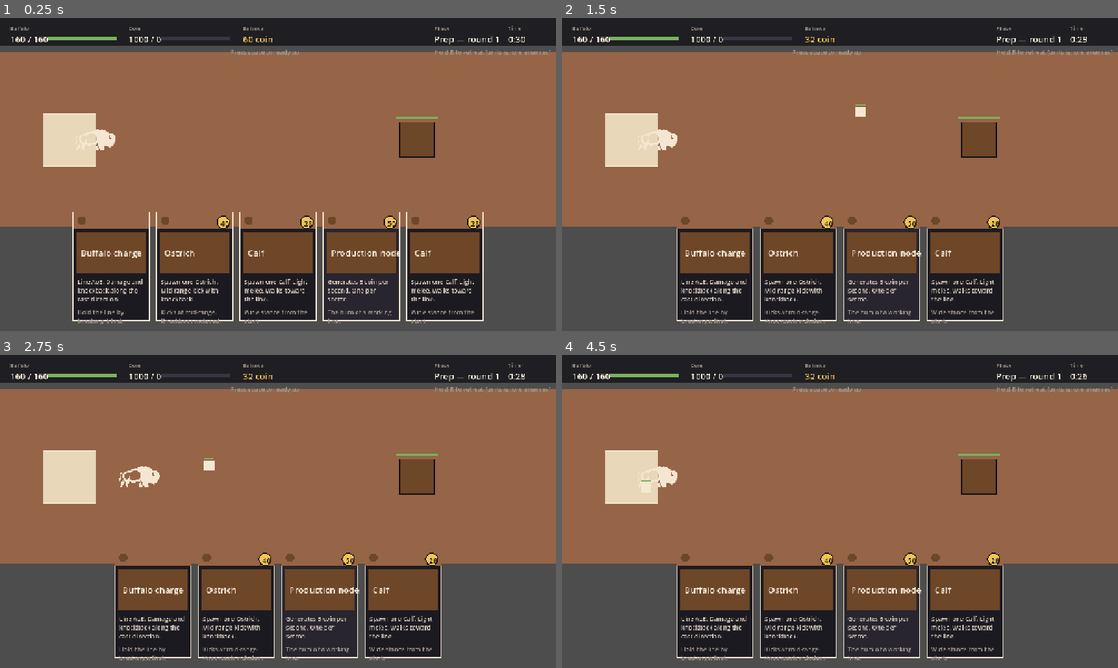
Above: before the commit, frames 1-4 (two rows, left to right).
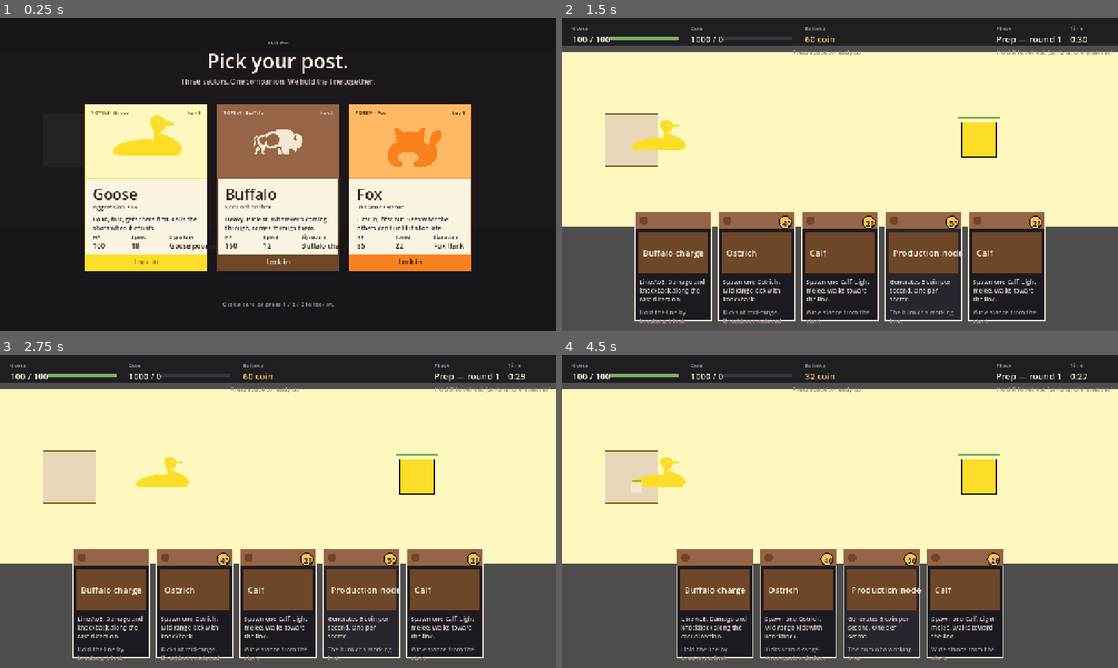
Above: after the commit, the same moments.

Repository: RescuedBuffalo/goose-and-buff
Game: Godot game, scene res://scenes/main.tscn
The game is run twice, just before and just after one commit, with the same random seed, the same clock (stepped at 60 frames per second) and the same inputs.
Inputs (mouse positions are in pixels of both pictures, inside the frame that each line leads up to):
- Up to frame 1 (0.25 s): no input
- Up to frame 2 (1.5 s): tap Enter at 0.5 s; drag from (840, 277) to (895, 105) at 0.52 s; drag from (728, 190) to (812, 237) at 1.27 s
- Up to frame 3 (2.75 s): move the mouse to (333, 442) at 2.02 s; hold D (move_right) from 2.03 s (still down); tap 3 at 2.1 s; click (333, 442) at 2.17 s; tap 1 at 2.3 s
- Up to frame 4 (4.5 s): release D (move_right) at 2.75 s; drag from (812, 574) to (673, 464) at 2.77 s; move the mouse to (1006, 558) at 3.52 s; hold A (move_left) 3.53-4.25 s; hold R (toggle_retreat) 3.53-4.25 s; click (1006, 558) at 3.67 s; tap 3 at 3.8 s; drag from (673, 464) to (756, 433) at 4.27 s

The runs differ from the first frame. In frame 1, 77% of the frame differs, in the area x 0-100%, y 2-100%; in frame 2, 63%; in frame 3, 63%; in frame 4, 52%.

Commit message:
Add hero select on launch (BUF-105) (#18)
* readme.md push

* Bump rojo to 7.7.0-rc.1 (protocol 5); restore design-doc README

Roblox Studio's Rojo plugin shipped 7.7.0-rc.1 with protocol 5; pinning
the server to 7.5.1 (protocol 4) made Studio refuse the connection.

Also drops the toolchain/test sections that the merger spliced into the
README and restores the design-doc framing.

Co-Authored-By: Claude Opus 4.7 (1M context) <noreply@anthropic.com>

* Add hero select on launch (BUF-105)

Replaces the Buffalo-only auto-launch with a curtain overlay that shows
three hero cards (Goose · Buffalo · Fox in canonical order). Click a card
or press 1/2/3 to lock in; the sector retones to the picked palette and
the hero spawns at the pad. End screen gains a "Change hero" CTA so the
pick is reversible between runs.

heroes.gd carries new role / flavor / signatureAbility fields plus an
ORDER constant — strings sourced from design/wireframes/Wireframes.html
surface 01. sector.gd drops hardcoded BUFFALO_* colors in favor of the
existing DesignTokens.{floor,core,ink}_color(id) helpers. main.gd
instantiates the hero scene fresh on each pick so set_hero() runs before
_ready picks up the new data.

Goose / Fox decks aren't in data/cards.gd yet, so picking those heroes
draws the placeholder Buffalo deck for now — those decks are separate
M1 issues.

Co-Authored-By: Claude Opus 4.7 (1M context) <noreply@anthropic.com>

* Move hero select keyboard handling to _unhandled_input

_gui_input only fires for the focused Control, and the overlay never
grabs focus — so the 1/2/3 shortcuts advertised on the cards were
unreachable. _unhandled_input fires regardless of focus; gating on
visible keeps it from firing during a run.

Co-Authored-By: Claude Opus 4.7 (1M context) <noreply@anthropic.com>

---------

Co-authored-by: Claude Opus 4.7 (1M context) <noreply@anthropic.com>

Diff:
--- a/data/heroes.gd
+++ b/data/heroes.gd
@@ -2,10 +2,18 @@
 ##
 ## Mirror of src/shared/Data/Heroes.lua from the Roblox project.
 ## Keys are heroIds used everywhere else.
+##
+## Role + flavor strings come from the Long Watch design bundle's hero
+## select wireframe (`design/wireframes/Wireframes.html`, surface 01).
+## Hero select renders these directly — change the wireframe and this file
+## together so they don't drift.
 
 const Buffalo := {
 	"id": "Buffalo",
 	"name": "Buffalo",
+	"role": "Sentinel anchor",
+	"flavor": "Heavy. Patient. Whatever's coming through, comes through them.",
+	"signatureAbility": "Buffalo charge",
 	"baseHealth": 160,
 	"moveSpeed": 12,
 }
@@ -13,6 +21,9 @@
 const Goose := {
 	"id": "Goose",
 	"name": "Goose",
+	"role": "Aggression / IGL",
+	"flavor": "Loud, fast, gets there first. Calls the shots when it counts.",
+	"signatureAbility": "Goose pounce",
 	"baseHealth": 100,
 	"moveSpeed": 18,
 }
@@ -20,6 +31,9 @@
 const Fox := {
 	"id": "Fox",
 	"name": "Fox",
+	"role": "Initiator / Recon",
+	"flavor": "First in, first out. Sees what the others can't until it's too late.",
+	"signatureAbility": "Fox flank",
 	"baseHealth": 85,
 	"moveSpeed": 22,
 }
@@ -29,3 +43,7 @@
 	"Goose": Goose,
 	"Fox": Fox,
 }
+
+# Canonical pick order — matches design wireframe surface 01 (Goose · Buffalo
+# · Fox). Predictable position is muscle memory; do not sort by availability.
+const ORDER := ["Goose", "Buffalo", "Fox"]
--- /dev/null
+++ b/scenes/ui/hero_select.tscn
@@ -0,0 +1,10 @@
+[gd_scene load_steps=2 format=3]
+
+[ext_resource type="Script" path="res://scripts/ui/hero_select.gd" id="1"]
+
+[node name="HeroSelect" type="Control"]
+script = ExtResource("1")
+anchor_right = 1.0
+anchor_bottom = 1.0
+mouse_filter = 0
+visible = false
--- a/scripts/adapters/hero.gd
+++ b/scripts/adapters/hero.gd
@@ -1,12 +1,31 @@
 extends Node2D
 ##
-## Buffalo character. WASD movement, clamped to the sector. Stat values
-## come from data/heroes.gd; the totem PNG is the placeholder sprite.
+## The player character. Identity (Goose / Buffalo / Fox) is set by
+## main.gd before the scene enters the tree via `set_hero(hero_id)`.
+## WASD movement, clamped to the sector. Stat values come from
+## data/heroes.gd; the totem image is the placeholder sprite.
 
 const Heroes := preload("res://data/heroes.gd")
 const Sectors := preload("res://data/sectors.gd")
 
 const PIXELS_PER_STUD := 12.0  # roughly maps Roblox moveSpeed to pixels/s
+
+# Per-hero totem assets. Buffalo is a PNG; Goose / Fox are SVG. Both load
+# through Texture2D so the rest of the file doesn't care.
+const TOTEM_PATHS := {
+	"Buffalo": "res://assets/totems/buffalo.png",
+	"Goose": "res://assets/totems/goose.svg",
+	"Fox": "res://assets/totems/fox.svg",
+}
+
+# Each totem source has a different native resolution; tune the scale so the
+# rendered size matches across heroes (Buffalo's PNG is ~240x200, the SVGs
+# import at ~96px square).
+const TOTEM_SCALE := {
+	"Buffalo": Vector2(0.45, 0.45),
+	"Goose": Vector2(0.65, 0.65),
+	"Fox": Vector2(0.65, 0.65),
+}
 
 var hero_data: Dictionary = Heroes.Buffalo
 var hp_max: float = 0.0
@@ -17,6 +36,13 @@
 const SPAWN_OFFSET := Vector2(60, 0)
 
 @onready var sprite: Sprite2D = $Sprite
+
+func set_hero(hero_id: String) -> void:
+	# Call before the node enters the tree; _ready() picks up the new dict.
+	# Falls back to Buffalo on an unknown id rather than crashing — the
+	# select screen only ever sends a canonical id, so a fallback here is
+	# defensive, not load-bearing.
+	hero_data = Heroes.ALL.get(hero_id, Heroes.Buffalo)
 
 func _ready() -> void:
 	hp_max = float(hero_data.baseHealth)
@@ -57,25 +83,25 @@
 	GameState.set_hero_hp(hp, hp_max)
 
 func reset_position() -> void:
-	# Snap Buffalo back to the spawn pad. Called by main._start_run on a
+	# Snap the hero back to the spawn pad. Called by main._start_run on a
 	# fresh run / restart so each opening is identical regardless of where
 	# the player was standing when the previous run ended.
 	_scripted_motion = false
 	position = spawn_position()
 
 func _load_sprite() -> void:
-	# The shipped buffalo asset is a PNG. The other totems are SVG; Godot
-	# imports both natively. Sprite is scaled down from the source 240×200.
-	var tex: Texture2D = load("res://assets/totems/buffalo.png")
+	var path: String = TOTEM_PATHS.get(hero_data.id, TOTEM_PATHS.Buffalo)
+	var tex: Texture2D = load(path)
 	if tex:
 		sprite.texture = tex
-		sprite.scale = Vector2(0.45, 0.45)
+		sprite.scale = TOTEM_SCALE.get(hero_data.id, Vector2(0.5, 0.5))
 		sprite.modulate = Color(1, 1, 1, 1)
 	else:
-		# Fallback: a flat parchment circle so the hero is still visible.
+		# Fallback: a flat parchment circle in the hero's core color so the
+		# character stays visible even if asset import is mid-flight.
 		sprite.texture = null
 		queue_redraw()
 
 func _draw() -> void:
 	if sprite.texture == null:
-		draw_circle(Vector2.ZERO, 24.0, DesignTokens.BUFFALO_CORE)
+		draw_circle(Vector2.ZERO, 24.0, DesignTokens.core_color(hero_data.id))
--- a/scripts/adapters/main.gd
+++ b/scripts/adapters/main.gd
@@ -20,6 +20,7 @@
 const HandScene := preload("res://scenes/ui/hand.tscn")
 const HudScene := preload("res://scenes/ui/hud.tscn")
 const EndScene := preload("res://scenes/ui/end_screen.tscn")
+const HeroSelectScene := preload("res://scenes/ui/hero_select.tscn")
 
 # Logic
 var economy
@@ -32,7 +33,12 @@
 var hand
 var hud
 var end_screen
+var hero_select
 var building_node: Node = null  # at most one in v0
+# Hero is rebuilt fresh each run so a different pick can swap sprite +
+# stats. Keeping it nullable lets _start_run handle both first launch
+# (no hero yet) and post-restart (old hero already freed).
+const DEFAULT_HERO_ID := "Buffalo"
 
 func _ready() -> void:
 	randomize()
@@ -40,7 +46,7 @@
 	_build_world()
 	_build_ui()
 	_wire_signals()
-	_start_run()
+	_open_hero_select()
 
 func _build_logic() -> void:
 	economy = Economy.new()
@@ -48,10 +54,10 @@
 	wave_director = WaveDirector.new()
 
 func _build_world() -> void:
+	# The hero is intentionally NOT instanced here — _start_run instances it
+	# fresh per pick so hero_data / sprite / spawn pad reflect the choice.
 	sector = SectorScene.instantiate()
 	add_child(sector)
-	hero = HeroScene.instantiate()
-	add_child(hero)
 
 func _build_ui() -> void:
 	var ui_layer := CanvasLayer.new()
@@ -63,6 +69,8 @@
 	ui_layer.add_child(hand)
 	end_screen = EndScene.instantiate()
 	ui_layer.add_child(end_screen)
+	hero_select = HeroSelectScene.instantiate()
+	ui_layer.add_child(hero_select)
 
 func _wire_signals() -> void:
 	hud.bind(economy, wave_director, sector)
@@ -77,6 +85,36 @@
 	wave_director.wave_ended.connect(_on_wave_ended)
 	sector.core_destroyed.connect(_on_core_destroyed)
 	end_screen.restart_requested.connect(_on_restart_requested)
+	end_screen.change_hero_requested.connect(_on_change_hero_requested)
+	hero_select.hero_selected.connect(_on_hero_selected)
+
+func _open_hero_select() -> void:
+	# The select screen is the entry point. Hide the in-run UI so the
+	# curtain pulls clean, and pause the wave clock so the 30s prep timer
+	# doesn't tick while the player is still picking (see _process).
+	GameState.set_phase(GameState.Phase.PREP)
+	end_screen.visible = false
+	hud.visible = false
+	hand.visible = false
+	hero_select.open()
+
+func _on_hero_selected(hero_id: String) -> void:
+	GameState.set_hero(hero_id)
+	# Sector retones immediately so the curtain pull-back lands on the
+	# correct palette.
+	sector.set_hero(hero_id)
+	_spawn_hero(hero_id)
+	hud.visible = true
+	hand.visible = true
+	_start_run()
+
+func _spawn_hero(hero_id: String) -> void:
+	# Tear down any prior hero — happens on the "Change hero" path.
+	if hero != null and is_instance_valid(hero):
+		hero.queue_free()
+	hero = HeroScene.instantiate()
+	hero.set_hero(hero_id)
+	add_child(hero)
 
 func _start_run() -> void:
 	GameState.reset()
@@ -93,6 +131,10 @@
 	GameState.set_phase(GameState.Phase.PREP)
 
 func _process(delta: float) -> void:
+	# Don't tick the run while the hero select is up — otherwise the prep
+	# timer would burn down behind the curtain.
+	if hero_select != null and hero_select.visible:
+		return
 	# Drive logic ticks. WaveDirector + Economy progress only here.
 	wave_director.tick(delta)
 	if wave_director.is_prep_phase() or wave_director.is_wave_phase():
@@ -192,7 +234,8 @@
 	line.add_point(from)
 	line.add_point(to)
 	line.width = width
-	line.default_color = Color(DesignTokens.BUFFALO_CORE.r, DesignTokens.BUFFALO_CORE.g, DesignTokens.BUFFALO_CORE.b, 0.55)
+	var accent := DesignTokens.core_color(GameState.hero_id)
+	line.default_color = Color(accent.r, accent.g, accent.b, 0.55)
 	line.z_index = 5
 	add_child(line)
 	var tween := create_tween()
@@ -276,7 +319,23 @@
 	end_screen.show_defeat()
 
 func _on_restart_requested() -> void:
-	# Clear transient nodes; _start_run re-publishes core/hero HP itself.
+	# "Try again" — same hero, fresh run. Clear transients; _start_run
+	# re-publishes core/hero HP itself.
+	_clear_run_transients()
+	end_screen.visible = false
+	_start_run()
+
+func _on_change_hero_requested() -> void:
+	# "Change hero" — back to hero select. Tear down hero too so the next
+	# pick instantiates a fresh one with the right sprite + stats.
+	_clear_run_transients()
+	if hero != null and is_instance_valid(hero):
+		hero.queue_free()
+		hero = null
+	end_screen.visible = false
+	_open_hero_select()
+
+func _clear_run_transients() -> void:
 	for n in get_tree().get_nodes_in_group("units"):
 		if is_instance_valid(n): n.queue_free()
 	for n in get_tree().get_nodes_in_group("enemies"):
@@ -284,5 +343,3 @@
 	if building_node != null and is_instance_valid(building_node):
 		building_node.queue_free()
 		building_node = null
-	end_screen.visible = false
-	_start_run()
--- a/scripts/adapters/sector.gd
+++ b/scripts/adapters/sector.gd
@@ -1,7 +1,12 @@
 extends Node2D
 ##
-## Draws the Buffalo sector: floor, spawn pad, core. Owns the core HP
+## Draws the playable sector: floor, spawn pad, core. Owns the core HP
 ## state and emits when it changes.
+##
+## Sector geometry is shared (`data/sectors.gd`); palette is driven by
+## the selected hero so picking Goose / Buffalo / Fox visibly retones the
+## arena. Multi-sector layouts (one per hero, side-by-side) are an M4
+## multiplayer concern — for solo we recolor the single sector.
 
 const Sectors := preload("res://data/sectors.gd")
 
@@ -10,11 +15,18 @@
 
 var core_hp: float = Sectors.CORE_HEALTH
 var core_hp_max: float = Sectors.CORE_HEALTH
+var hero_id: String = "Buffalo"
 
 func _ready() -> void:
 	add_to_group("sector")
 	GameState.core_hp = core_hp
 	GameState.core_hp_max = core_hp_max
+	queue_redraw()
+
+func set_hero(new_hero_id: String) -> void:
+	# Repaint with the new faction palette. Called by main.gd after the
+	# player locks in on the hero select screen.
+	hero_id = new_hero_id
 	queue_redraw()
 
 func damage_core(amount: float) -> void:
@@ -32,26 +44,29 @@
 	queue_redraw()
 
 func _draw() -> void:
+	var floor_color := DesignTokens.floor_color(hero_id)
+	var core_color := DesignTokens.core_color(hero_id)
+	var ink_color := DesignTokens.ink_color(hero_id)
 	# Floor.
 	var floor_rect := Rect2(
 		Vector2(Sectors.SECTOR_LEFT, Sectors.SECTOR_TOP),
 		Vector2(Sectors.SECTOR_RIGHT - Sectors.SECTOR_LEFT,
 			Sectors.SECTOR_BOTTOM - Sectors.SECTOR_TOP),
 	)
-	draw_rect(floor_rect, DesignTokens.BUFFALO_FLOOR, true)
+	draw_rect(floor_rect, floor_color, true)
 	# Spawn pad.
 	var pad_rect := Rect2(
 		Sectors.SPAWN_PAD_CENTER - Sectors.SPAWN_PAD_SIZE * 0.5,
 		Sectors.SPAWN_PAD_SIZE,
 	)
 	draw_rect(pad_rect, DesignTokens.PARCHMENT_2, true)
-	draw_rect(pad_rect, DesignTokens.BUFFALO_INK, false, 2.0)
+	draw_rect(pad_rect, ink_color, false, 2.0)
 	# Core.
 	var core_rect := Rect2(
 		Sectors.CORE_CENTER - Sectors.CORE_SIZE * 0.5,
 		Sectors.CORE_SIZE,
 	)
-	draw_rect(core_rect, DesignTokens.BUFFALO_CORE, true)
+	draw_rect(core_rect, core_color, true)
 	draw_rect(core_rect, DesignTokens.NIGHT_0, false, 2.0)
 	# Core HP arc — a thin bar above the core.
 	var bar_y := Sectors.CORE_CENTER.y - Sectors.CORE_SIZE.y * 0.5 - 12.0
--- a/scripts/autoload/game_state.gd
+++ b/scripts/autoload/game_state.gd
@@ -12,6 +12,7 @@
 
 var phase: int = Phase.PREP
 var round_index: int = 1
+var hero_id: String = "Buffalo"
 var hero_hp: float = 0.0
 var hero_hp_max: float = 0.0
 var core_hp: float = 0.0
@@ -23,11 +24,17 @@
 func reset() -> void:
 	phase = Phase.PREP
 	round_index = 1
+	# hero_id intentionally preserved across reset() — it's set on hero
+	# select and survives a "Try again" run. "Change hero" overwrites it
+	# explicitly via set_hero().
 	hero_hp = 0.0
 	hero_hp_max = 0.0
 	core_hp = 0.0
 	core_hp_max = 0.0
 	set_retreat(false)
+
+func set_hero(new_hero_id: String) -> void:
+	hero_id = new_hero_id
 
 func set_retreat(active: bool) -> void:
 	if retreat_mode == active:
--- a/scripts/ui/end_screen.gd
+++ b/scripts/ui/end_screen.gd
@@ -1,9 +1,11 @@
 extends Control
 ##
-## Win/loss screen. Single button to restart. Copy follows the voice rules
-## from README.md (sentence case, no emoji, warm but not ironic).
+## Win/loss screen. Two buttons: "Try again" (same hero, fresh run) and
+## "Change hero" (back to hero select). Copy follows the voice rules from
+## README.md (sentence case, no emoji, warm but not ironic).
 
 signal restart_requested()
+signal change_hero_requested()
 
 var _is_victory: bool = true
 
@@ -24,9 +26,10 @@
 
 func _gui_input(event: InputEvent) -> void:
 	if event is InputEventMouseButton and event.pressed and event.button_index == MOUSE_BUTTON_LEFT:
-		var rect := _restart_rect()
-		if rect.has_point(event.position):
+		if _restart_rect().has_point(event.position):
 			restart_requested.emit()
+		elif _change_rect().has_point(event.position):
+			change_hero_requested.emit()
 
 func _draw() -> void:
 	# Curtain.
@@ -41,16 +44,26 @@
 	var sub_w := font.get_string_size(sub, HORIZONTAL_ALIGNMENT_CENTER, -1, DesignTokens.FS_LG).x
 	draw_string(font, Vector2((size.x - sub_w) * 0.5, size.y * 0.4 + 48),
 		sub, HORIZONTAL_ALIGNMENT_CENTER, -1, DesignTokens.FS_LG, DesignTokens.FG_2)
-	# Restart button.
-	var rect := _restart_rect()
+	# Buttons. Primary keeps the player in the run with the same hero;
+	# secondary returns to hero select for a fresh pick.
+	var accent := DesignTokens.core_color(GameState.hero_id)
+	_draw_button(_restart_rect(), "Try again", accent, font, true)
+	_draw_button(_change_rect(), "Change hero", accent, font, false)
+
+func _draw_button(rect: Rect2, label: String, accent: Color, font: Font, primary: bool) -> void:
 	draw_rect(rect, DesignTokens.NIGHT_2, true)
-	draw_rect(rect, DesignTokens.BUFFALO_CORE, false, 2.0)
-	var label := "Try again"
+	draw_rect(rect, accent, false, 2.0 if primary else 1.0)
+	var label_color := DesignTokens.FG_1 if primary else DesignTokens.FG_2
 	var label_w := font.get_string_size(label, HORIZONTAL_ALIGNMENT_CENTER, -1, DesignTokens.FS_LG).x
 	draw_string(font, rect.position + Vector2((rect.size.x - label_w) * 0.5, rect.size.y * 0.5 + 8),
-		label, HORIZONTAL_ALIGNMENT_CENTER, -1, DesignTokens.FS_LG, DesignTokens.FG_1)
+		label, HORIZONTAL_ALIGNMENT_CENTER, -1, DesignTokens.FS_LG, label_color)
 
 func _restart_rect() -> Rect2:
 	var w := 220.0
 	var h := 56.0
 	return Rect2((size.x - w) * 0.5, size.y * 0.6, w, h)
+
+func _change_rect() -> Rect2:
+	var w := 220.0
+	var h := 48.0
+	return Rect2((size.x - w) * 0.5, size.y * 0.6 + 72, w, h)
--- /dev/null
+++ b/scripts/ui/hero_select.gd
@@ -0,0 +1,213 @@
+extends Control
+##
+## Hero select overlay. Shows the three heroes (Goose · Buffalo · Fox in
+## canonical order) on a curtain over the play area. Click a card or press
+## 1/2/3 to lock in. Emits `hero_selected(hero_id)` and hides — main.gd
+## then configures the hero / sector and starts the run.
+##
+## All visuals come from `DesignTokens` (faction colors per card) and the
+## `data/heroes.gd` dictionaries (stats, role, flavor). Layout numbers are
+## tuned against `design/wireframes/Wireframes.html` surface 01 — keep
+## them in sync if the wireframe moves.
+
+const Heroes := preload("res://data/heroes.gd")
+
+signal hero_selected(hero_id: String)
+
+const CARD_SIZE := Vector2(280, 380)
+const CARD_GAP := 24.0
+const CARDS_TOP_Y := 200.0
+
+# Per-hero totem assets. Buffalo ships as a PNG; Goose / Fox as SVG.
+const TOTEM_PATHS := {
+	"Buffalo": "res://assets/totems/buffalo.png",
+	"Goose": "res://assets/totems/goose.svg",
+	"Fox": "res://assets/totems/fox.svg",
+}
+
+const TOTEM_SCALE := {
+	"Buffalo": Vector2(0.55, 0.55),
+	"Goose": Vector2(0.85, 0.85),
+	"Fox": Vector2(0.85, 0.85),
+}
+
+var _hover_hero_id: String = ""
+var _totem_textures: Dictionary = {}
+
+func _ready() -> void:
+	mouse_filter = Control.MOUSE_FILTER_STOP
+	set_anchors_preset(Control.PRESET_FULL_RECT)
+	visible = false
+	_preload_totems()
+
+func open() -> void:
+	visible = true
+	_hover_hero_id = ""
+	queue_redraw()
+	# Make sure we capture clicks even if a sibling control is on top.
+	move_to_front()
+
+func close() -> void:
+	visible = false
+	_hover_hero_id = ""
+
+func _preload_totems() -> void:
+	for hid in TOTEM_PATHS.keys():
+		var tex: Texture2D = load(TOTEM_PATHS[hid])
+		if tex:
+			_totem_textures[hid] = tex
+
+func _gui_input(event: InputEvent) -> void:
+	if event is InputEventMouseMotion:
+		var prior := _hover_hero_id
+		_hover_hero_id = _hero_id_at(event.position)
+		if prior != _hover_hero_id:
+			queue_redraw()
+		return
+	if event is InputEventMouseButton and event.pressed and event.button_index == MOUSE_BUTTON_LEFT:
+		var hid := _hero_id_at(event.position)
+		if hid != "":
+			_lock_in(hid)
+
+func _unhandled_input(event: InputEvent) -> void:
+	# Keyboard shortcuts mirror the pings on the wireframe (key 1/2/3).
+	# Routed through _unhandled_input rather than _gui_input because the
+	# latter only fires for the focused Control — this overlay never
+	# grabs focus, and we don't want to depend on it.
+	if not visible:
+		return
+	if not (event is InputEventKey and event.pressed and not event.echo):
+		return
+	match event.keycode:
+		KEY_1:
+			_lock_in(Heroes.ORDER[0])
+			get_viewport().set_input_as_handled()
+		KEY_2:
+			_lock_in(Heroes.ORDER[1])
+			get_viewport().set_input_as_handled()
+		KEY_3:
+			_lock_in(Heroes.ORDER[2])
+			get_viewport().set_input_as_handled()
+
+func _lock_in(hero_id: String) -> void:
+	if not Heroes.ALL.has(hero_id):
+		return
+	hero_selected.emit(hero_id)
+	close()
+
+func _hero_id_at(local_pos: Vector2) -> String:
+	for i in Heroes.ORDER.size():
+		var hid: String = Heroes.ORDER[i]
+		if _card_rect(i).has_point(local_pos):
+			return hid
+	return ""
+
+func _card_rect(index: int) -> Rect2:
+	var total_w := float(Heroes.ORDER.size()) * CARD_SIZE.x \
+		+ float(Heroes.ORDER.size() - 1) * CARD_GAP
+	var start_x := (size.x - total_w) * 0.5
+	var x := start_x + float(index) * (CARD_SIZE.x + CARD_GAP)
+	return Rect2(Vector2(x, CARDS_TOP_Y), CARD_SIZE)
+
+func _draw() -> void:
+	# Curtain — same Night-0 wash the end screen uses, slightly heavier so
+	# the cards read as the focus.
+	draw_rect(Rect2(Vector2.ZERO, size),
+		Color(DesignTokens.NIGHT_0.r, DesignTokens.NIGHT_0.g, DesignTokens.NIGHT_0.b, 0.92), true)
+	_draw_header()
+	for i in Heroes.ORDER.size():
+		_draw_card(i, Heroes.ORDER[i])
+	_draw_footer()
+
+func _draw_header() -> void:
+	var font := ThemeDB.fallback_font
+	var eyebrow := "RUN #—"
+	var headline := "Pick your post."
+	var sub := "Three sectors. One companion. We hold the line together."
+	var center_x := size.x * 0.5
+	var top_y := 60.0
+	var eyebrow_w := font.get_string_size(eyebrow, HORIZONTAL_ALIGNMENT_CENTER, -1, DesignTokens.FS_XS).x
+	draw_string(font, Vector2(center_x - eyebrow_w * 0.5, top_y),
+		eyebrow, HORIZONTAL_ALIGNMENT_CENTER, -1, DesignTokens.FS_XS, DesignTokens.FG_3)
+	var headline_w := font.get_string_size(headline, HORIZONTAL_ALIGNMENT_CENTER, -1, DesignTokens.FS_3XL).x
+	draw_string(font, Vector2(center_x - headline_w * 0.5, top_y + 56),
+		headline, HORIZONTAL_ALIGNMENT_CENTER, -1, DesignTokens.FS_3XL, DesignTokens.FG_1)
+	var sub_w := font.get_string_size(sub, HORIZONTAL_ALIGNMENT_CENTER, -1, DesignTokens.FS_MD).x
+	draw_string(font, Vector2(center_x - sub_w * 0.5, top_y + 92),
+		sub, HORIZONTAL_ALIGNMENT_CENTER, -1, DesignTokens.FS_MD, DesignTokens.FG_2)
+
+func _draw_card(index: int, hero_id: String) -> void:
+	var hero: Dictionary = Heroes.ALL[hero_id]
+	var rect := _card_rect(index)
+	var is_hover := _hover_hero_id == hero_id
+	var floor_color := DesignTokens.floor_color(hero_id)
+	var core_color := DesignTokens.core_color(hero_id)
+	var ink_color := DesignTokens.ink_color(hero_id)
+	# Card body — parchment fill, faction outline that strengthens on hover.
+	draw_rect(rect, DesignTokens.PARCHMENT_0, true)
+	var border_w := 4.0 if is_hover else 2.0
+	draw_rect(rect, core_color, false, border_w)
+	# Totem zone — a faction-floor band across the top with the totem image
+	# centered inside it.
+	var totem_h := 168.0
+	var totem_zone := Rect2(rect.position, Vector2(rect.size.x, totem_h))
+	draw_rect(totem_zone, floor_color, true)
+	draw_line(Vector2(totem_zone.position.x, totem_zone.position.y + totem_h),
+		Vector2(totem_zone.position.x + totem_zone.size.x, totem_zone.position.y + totem_h),
+		core_color, 2.0)
+	# Eyebrow tag — "Totem · Goose"
+	var font := ThemeDB.fallback_font
+	var tag := "TOTEM · %s" % hero.name
+	draw_string(font, totem_zone.position + Vector2(14, 22),
+		tag, HORIZONTAL_ALIGNMENT_LEFT, -1, DesignTokens.FS_XS, ink_color)
+	# Totem image, centered in the zone.
+	if _totem_textures.has(hero_id):
+		var tex: Texture2D = _totem_textures[hero_id]
+		var scale: Vector2 = TOTEM_SCALE.get(hero_id, Vector2(0.65, 0.65))
+		var tex_size := tex.get_size() * scale
+		var tex_pos := totem_zone.position + (totem_zone.size - tex_size) * 0.5
+		draw_texture_rect(tex, Rect2(tex_pos, tex_size), false)
+	# Body — name, role, flavor, stats.
+	var body_x := rect.position.x + 18.0
+	var body_y := rect.position.y + totem_h + 16.0
+	draw_string(font, Vector2(body_x, body_y + DesignTokens.FS_2XL),
+		hero.name, HORIZONTAL_ALIGNMENT_LEFT, -1, DesignTokens.FS_2XL, DesignTokens.PARCHMENT_INK)
+	draw_string(font, Vector2(body_x, body_y + DesignTokens.FS_2XL + 22),
+		hero.role, HORIZONTAL_ALIGNMENT_LEFT, -1, DesignTokens.FS_SM, DesignTokens.NIGHT_3)
+	# Flavor wraps to two lines max — draw_multiline_string handles wrapping.
+	draw_multiline_string(font, Vector2(body_x, body_y + DesignTokens.FS_2XL + 50),
+		hero.flavor, HORIZONTAL_ALIGNMENT_LEFT,
+		rect.size.x - 36.0, DesignTokens.FS_SM, 3, DesignTokens.NIGHT_2)
+	# Stats row at the bottom — HP, Speed, signature ability name.
+	var stats_y := rect.position.y + rect.size.y - 84.0
+	_draw_stat(Vector2(body_x, stats_y), "HP", str(int(hero.baseHealth)))
+	_draw_stat(Vector2(body_x + 88, stats_y), "Speed", str(int(hero.moveSpeed)))
+	_draw_stat(Vector2(body_x + 176, stats_y), "Signature", hero.signatureAbility)
+	# CTA strip — a faction-core ribbon at the bottom.
+	var cta_h := 36.0
+	var cta_rect := Rect2(rect.position + Vector2(0, rect.size.y - cta_h),
+		Vector2(rect.size.x, cta_h))
+	draw_rect(cta_rect, core_color, true)
+	var cta := "Lock in"
+	var cta_w := font.get_string_size(cta, HORIZONTAL_ALIGNMENT_CENTER, -1, DesignTokens.FS_MD).x
+	draw_string(font, cta_rect.position + Vector2((cta_rect.size.x - cta_w) * 0.5, 24),
+		cta, HORIZONTAL_ALIGNMENT_CENTER, -1, DesignTokens.FS_MD, ink_color)
+	# Keyboard ping — the wireframe puts a small "key 1" tag at top-right.
+	var ping := "key %d" % (index + 1)
+	var ping_w := font.get_string_size(ping, HORIZONTAL_ALIGNMENT_RIGHT, -1, DesignTokens.FS_XS).x
+	draw_string(font, rect.position + Vector2(rect.size.x - ping_w - 12, 22),
+		ping, HORIZONTAL_ALIGNMENT_RIGHT, -1, DesignTokens.FS_XS, ink_color)
+
+func _draw_stat(pos: Vector2, label: String, value: String) -> void:
+	var font := ThemeDB.fallback_font
+	draw_string(font, pos + Vector2(0, DesignTokens.FS_XS),
+		label, HORIZONTAL_ALIGNMENT_LEFT, -1, DesignTokens.FS_XS, DesignTokens.NIGHT_3)
+	draw_string(font, pos + Vector2(0, DesignTokens.FS_XS + 22),
+		value, HORIZONTAL_ALIGNMENT_LEFT, -1, DesignTokens.FS_MD, DesignTokens.PARCHMENT_INK)
+
+func _draw_footer() -> void:
+	var font := ThemeDB.fallback_font
+	var hint := "Click a card or press 1 / 2 / 3 to lock in."
+	var hint_w := font.get_string_size(hint, HORIZONTAL_ALIGNMENT_CENTER, -1, DesignTokens.FS_SM).x
+	draw_string(font, Vector2((size.x - hint_w) * 0.5, size.y - 56),
+		hint, HORIZONTAL_ALIGNMENT_CENTER, -1, DesignTokens.FS_SM, DesignTokens.FG_3)
--- a/scripts/ui/hud_widget.gd
+++ b/scripts/ui/hud_widget.gd
@@ -80,10 +80,10 @@
 	var strip := Rect2(0, 0, size.x, 64)
 	draw_rect(strip, Color(DesignTokens.NIGHT_0.r, DesignTokens.NIGHT_0.g, DesignTokens.NIGHT_0.b, 0.78), true)
 	draw_line(Vector2(0, 64), Vector2(size.x, 64), DesignTokens.DIVIDER, 2.0)
-	# Hero — Buffalo HP.
+	# Hero HP. Label is the picked hero — written in full per voice rules.
 	var hp := GameState.hero_hp
 	var hp_max := GameState.hero_hp_max
-	_draw_label("Buffalo", Vector2(24, 16), DesignTokens.FG_3, DesignTokens.FS_XS)
+	_draw_label(GameState.hero_id, Vector2(24, 16), DesignTokens.FG_3, DesignTokens.FS_XS)
 	_draw_label("%d / %d" % [int(hp), int(hp_max)], Vector2(24, 36), DesignTokens.FG_1, DesignTokens.FS_LG, true)
 	var hp_ratio: float = 0.0 if hp_max == 0.0 else hp / hp_max
 	draw_rect(Rect2(110, 44, 160, 6), DesignTokens.NIGHT_3, true)
